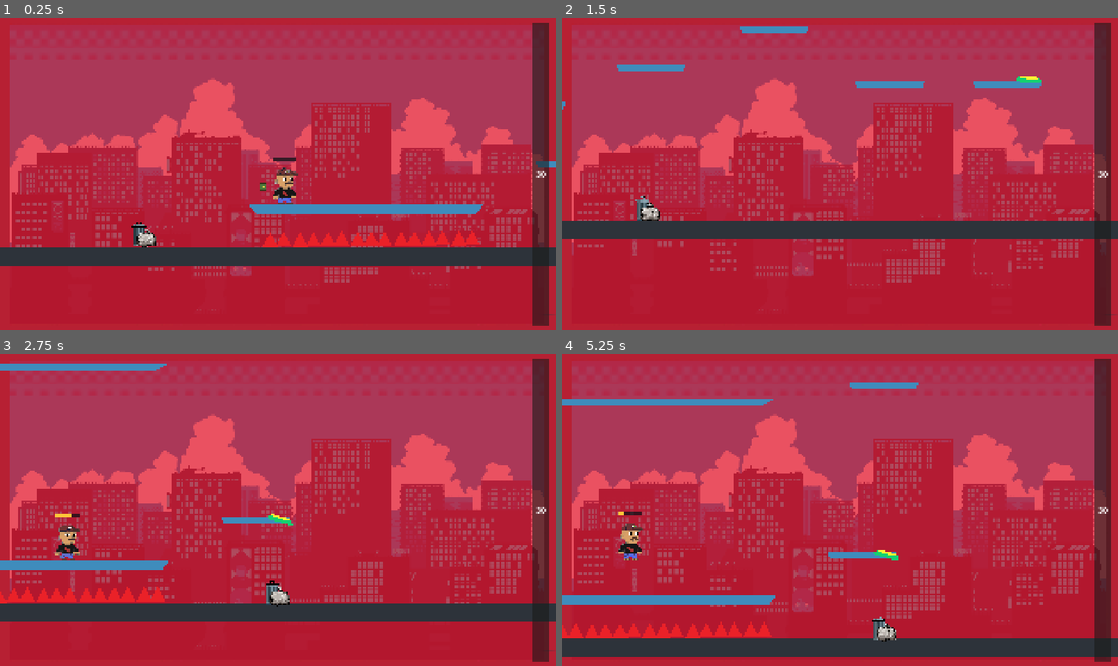
Above: before the commit, frames 1-4 (two rows, left to right).
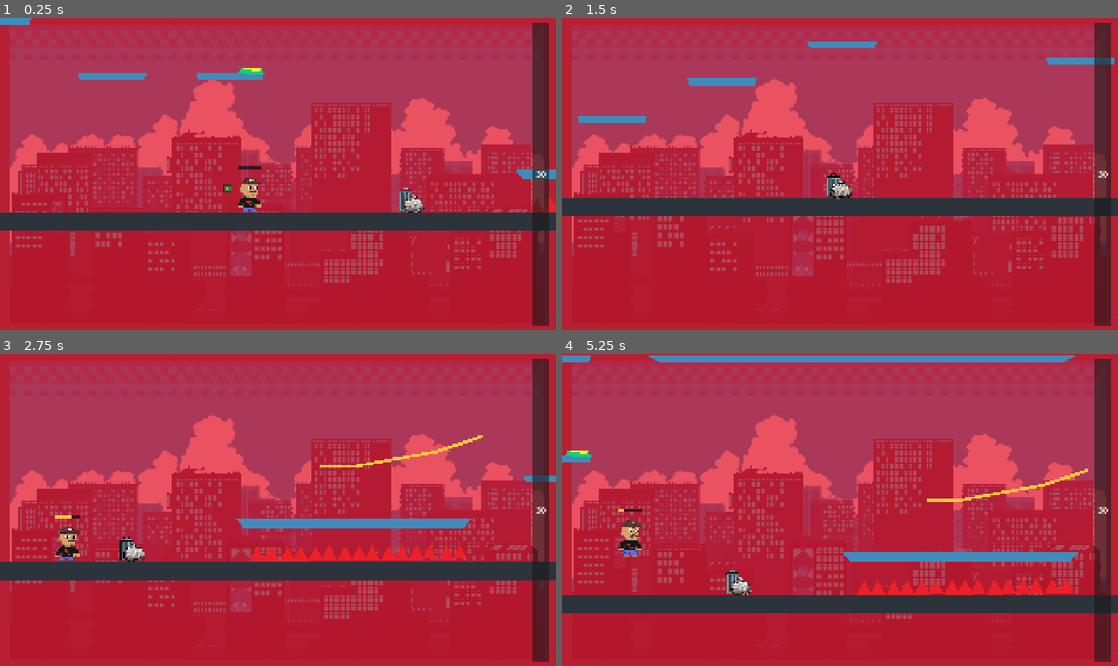
Above: after the commit, the same moments.

Repository: lorenzopirrone/SpazioTerzo
Game: Godot game, scene res://scenes/levels/level_02.tscn
The game is run twice, just before and just after one commit, with the same random seed, the same clock (stepped at 60 frames per second) and the same inputs. The engine's default icon, where the game draws it, is replaced by a stand-in: a white triangle on a blue panel in a dark square. Sound files missing from this copy of the repository are replaced by a short silence.
Inputs (mouse positions are in pixels of both pictures, inside the frame that each line leads up to):
- Up to frame 1 (0.25 s): no input
- Up to frame 2 (1.5 s): tap Enter at 0.5 s; move the mouse to (962, 158) at 0.52 s; hold F (runner_punch) 0.53-1.28 s; click (962, 158) at 0.67 s; tap Space (runner_jump) at 0.77 s; move the mouse to (728, 189) at 1.27 s; tap R at 1.35 s; click (728, 189) at 1.42 s
- Up to frame 3 (2.75 s): tap Space (runner_jump) at 1.52 s; move the mouse to (333, 441) at 2.02 s; hold F (runner_punch) from 2.03 s (still down); click (333, 441) at 2.17 s
- Up to frame 4 (5.25 s): move the mouse to (812, 572) at 2.77 s; release F (runner_punch) at 2.78 s; tap R at 2.85, 4.35 s; click (812, 572) at 2.92 s; tap Space (runner_jump) at 3.02, 3.77, 4.52 s; move the mouse to (1006, 556) at 3.52 s; hold F (runner_punch) 3.53-4.28 s; click (1006, 556) at 3.67 s; move the mouse to (673, 463) at 4.27 s; click (673, 463) at 4.42 s; move the mouse to (867, 510) at 5.02 s; hold F (runner_punch) from 5.03 s (still down); click (867, 510) at 5.17 s

The runs differ from the first frame. In frame 1, 16% of the frame differs, in the area x 0-100%, y 0-80%; in frame 2, 14%; in frame 3, 17%; in frame 4, 19%, in the area x 0-100%, y 0-98%.

Commit message:
Grind Wip

Diff:
--- a/spazio-terzo/scenes/actors/player.tscn
+++ b/spazio-terzo/scenes/actors/player.tscn
@@ -59,3 +59,11 @@
 position = Vector2(3.0000002, -7.450581e-09)
 scale = Vector2(0.11196912, 0.111969136)
 texture = ExtResource("3_ktjr4")
+
+[node name="Sprite2D" type="Sprite2D" parent="."]
+
+[node name="Grind Hook Up" type="Marker2D" parent="." groups=["hook_top"]]
+position = Vector2(0, -30.309185)
+
+[node name="Grind Hook Down" type="Marker2D" parent="." groups=["hook_bottom"]]
+position = Vector2(0, 27.467697)
--- a/spazio-terzo/scenes/environment/grind_rail.tscn
+++ b/spazio-terzo/scenes/environment/grind_rail.tscn
@@ -10,8 +10,10 @@
 path_path = NodePath("Path")
 path_follow_path = NodePath("Path/PathFollow")
 trigger_path = NodePath("TriggerArea")
+hook_side = 0
+grind_direction = 0
 auto_generate_demo_curve = true
-demo_curve_end = Vector2(360, 0)
+demo_curve_points = [Vector2(0, 0), Vector2(120, 0), Vector2(240, -36), Vector2(360, 0)]
 
 [node name="Path" type="Path2D" parent="."]
 
--- /dev/null
+++ b/spazio-terzo/scenes/environment/grind_rail_example.tscn
@@ -0,0 +1,33 @@
+[gd_scene load_steps=3 format=3 uid="uid://dmsw41ttidwgq"]
+
+[ext_resource type="Script" uid="uid://cnk2k4j8dpacj" path="res://scripts/grind_rail.gd" id="1_grind"]
+
+[sub_resource type="RectangleShape2D" id="RectangleShape2D_trigger"]
+size = Vector2(72, 48)
+
+[node name="GrindRailExample" type="Node2D"]
+script = ExtResource("1_grind")
+path_path = NodePath("Path")
+path_follow_path = NodePath("Path/PathFollow")
+trigger_path = NodePath("TriggerArea")
+follow_rotates_with_path = false
+demo_curve_points = Array[Vector2]([Vector2(0, 0), Vector2(120, 0), Vector2(220, -44), Vector2(320, 0), Vector2(380, 28), Vector2(460, 0)])
+
+[node name="Path" type="Path2D" parent="."]
+
+[node name="PathFollow" type="PathFollow2D" parent="Path"]
+rotates = false
+loop = false
+
+[node name="VisualLine" type="Line2D" parent="."]
+points = PackedVector2Array(0, 0, 120, 0, 398, -50, 551, -101)
+default_color = Color(0.97, 0.79, 0.23, 1)
+joint_mode = 2
+begin_cap_mode = 2
+end_cap_mode = 2
+
+[node name="TriggerArea" type="Area2D" parent="."]
+collision_layer = 0
+
+[node name="CollisionShape2D" type="CollisionShape2D" parent="TriggerArea"]
+shape = SubResource("RectangleShape2D_trigger")
--- a/spazio-terzo/scenes/levels/level_02.tscn
+++ b/spazio-terzo/scenes/levels/level_02.tscn
@@ -15,6 +15,7 @@
 [ext_resource type="PackedScene" uid="uid://5ey307hc48k6" path="res://scenes/environment/incoming_car.tscn" id="14_n536o"]
 [ext_resource type="PackedScene" path="res://scenes/environment/player_spawn_point.tscn" id="14_q6ljp"]
 [ext_resource type="PackedScene" uid="uid://1egy1wdcp633" path="res://scenes/actors/player.tscn" id="15_m2jhg"]
+[ext_resource type="PackedScene" uid="uid://dmsw41ttidwgq" path="res://scenes/environment/grind_rail_example.tscn" id="16_q6ljp"]
 
 [sub_resource type="RectangleShape2D" id="RectangleShape2D_ground_a"]
 size = Vector2(620, 64)
@@ -259,7 +260,11 @@
 position = Vector2(6932, -413)
 
 [node name="PlayerSpawnPoint" parent="." instance=ExtResource("14_q6ljp")]
-position = Vector2(6744, 271)
+position = Vector2(5701, 395)
 
 [node name="Player" parent="." instance=ExtResource("15_m2jhg")]
 position = Vector2(84, 422)
+
+[node name="GrindRailExample" parent="." instance=ExtResource("16_q6ljp")]
+position = Vector2(6988, 148)
+hook_side = 1
--- a/spazio-terzo/scripts/grind_rail.gd
+++ b/spazio-terzo/scripts/grind_rail.gd
@@ -1,31 +1,40 @@
 extends Node2D
 
+const HOOK_TOP_GROUP: StringName = &"hook_top"
+const HOOK_BOTTOM_GROUP: StringName = &"hook_bottom"
+
 @export_group("References")
-@export var player_path: NodePath
 @export var path_path: NodePath
 @export var path_follow_path: NodePath
 @export var trigger_path: NodePath
 
 @export_group("Grind")
+@export_enum("Upper", "Lower") var hook_side: int = 0
+@export_enum("Forward", "Reverse") var grind_direction: int = 0
 @export var grind_speed: float = 420.0
 @export var jump_vertical_velocity: float = -560.0
 @export var jump_horizontal_boost: float = 110.0
 @export var start_progress: float = 0.0
 @export var follow_rotates_with_path: bool = true
 @export var auto_generate_demo_curve: bool = true
-@export var demo_curve_start: Vector2 = Vector2.ZERO
-@export var demo_curve_end: Vector2 = Vector2(360.0, 0.0)
+@export var demo_curve_points: Array[Vector2] = [
+	Vector2.ZERO,
+	Vector2(120.0, 0.0),
+	Vector2(240.0, -36.0),
+	Vector2(360.0, 0.0),
+]
 
 var _player: PlayerRunner
+var _hook: Node2D
 var _path: Path2D
 var _path_follow: PathFollow2D
 var _trigger: Area2D
 var _path_length: float = 0.0
 var _grinding: bool = false
+var _hook_local_offset: Vector2 = Vector2.ZERO
 
 
 func _ready() -> void:
-	_player = get_node_or_null(player_path) as PlayerRunner
 	_path = get_node_or_null(path_path) as Path2D
 	_path_follow = get_node_or_null(path_follow_path) as PathFollow2D
 	_trigger = get_node_or_null(trigger_path) as Area2D
@@ -38,10 +47,7 @@
 func _physics_process(delta: float) -> void:
 	if not _grinding:
 		return
-	if _player == null or _path_follow == null:
-		_stop_grind(false)
-		return
-	if not _player.is_grinding():
+	if _player == null or _path_follow == null or not _player.is_grinding():
 		_stop_grind(false)
 		return
 
@@ -49,21 +55,28 @@
 		_stop_grind(true)
 		return
 
-	_path_follow.progress = minf(_path_follow.progress + grind_speed * delta, _path_length)
+	var direction_sign := 1.0 if grind_direction == 0 else -1.0
+	_path_follow.progress = clampf(_path_follow.progress + (grind_speed * delta * direction_sign), 0.0, _path_length)
 	_sync_player_to_follow()
 
-	if _path_length > 0.0 and _path_follow.progress >= _path_length - 0.001:
-		_stop_grind(false)
+	if _path_length > 0.0:
+		if grind_direction == 0 and _path_follow.progress >= _path_length - 0.001:
+			_stop_grind(false)
+		elif grind_direction == 1 and _path_follow.progress <= 0.001:
+			_stop_grind(false)
 
 
 func _setup_curve() -> void:
-	if _path == null or _path.curve == null:
+	if _path == null:
 		return
 
-	if _path.curve.point_count < 2 and auto_generate_demo_curve:
+	if _path.curve == null:
+		_path.curve = Curve2D.new()
+
+	if _path.curve.point_count < 2 and auto_generate_demo_curve and demo_curve_points.size() >= 2:
 		_path.curve.clear_points()
-		_path.curve.add_point(demo_curve_start)
-		_path.curve.add_point(demo_curve_end)
+		for point in demo_curve_points:
+			_path.curve.add_point(point)
 
 	_path_length = _path.curve.get_baked_length()
 
@@ -74,7 +87,6 @@
 
 	_path_follow.loop = false
 	_path_follow.rotates = follow_rotates_with_path
-	_sync_player_to_follow()
 
 
 func _setup_trigger() -> void:
@@ -87,14 +99,22 @@
 func _on_trigger_body_entered(body: Node2D) -> void:
 	if _grinding:
 		return
-	if body != _player:
-		return
-	if _player == null or _path_follow == null:
+
+	var player := body as PlayerRunner
+	if player == null or _path_follow == null:
 		return
 
+	_player = player
+	_hook = _resolve_hook(_player)
+	if _hook == null:
+		return
+
+	_hook_local_offset = _player.to_local(_hook.global_position)
 	_grinding = true
 	_player.begin_grind()
-	_path_follow.progress = clampf(start_progress, 0.0, _path_length)
+
+	var clamped_start := clampf(start_progress, 0.0, _path_length)
+	_path_follow.progress = clamped_start if grind_direction == 0 else maxf(_path_length - clamped_start, 0.0)
 	_sync_player_to_follow()
 
 
@@ -112,11 +132,48 @@
 	else:
 		_player.end_grind()
 
+	_player = null
+	_hook = null
+	_hook_local_offset = Vector2.ZERO
+
 
 func _sync_player_to_follow() -> void:
 	if _player == null or _path_follow == null:
 		return
 
-	_player.global_position = _path_follow.global_position
 	if follow_rotates_with_path:
 		_player.global_rotation = _path_follow.global_rotation
+
+	var hook_world_offset := _player.global_transform * _hook_local_offset
+	_player.global_position = _path_follow.global_position - hook_world_offset
+
+
+func _resolve_hook(player: PlayerRunner) -> Node2D:
+	var requested_group: StringName = HOOK_TOP_GROUP if hook_side == 0 else HOOK_BOTTOM_GROUP
+	var fallback_group: StringName = HOOK_BOTTOM_GROUP if hook_side == 0 else HOOK_TOP_GROUP
+
+	if player.has_method("get_grind_hook"):
+		var hook := player.get_grind_hook(requested_group)
+		if hook != null:
+			return hook
+		hook = player.get_grind_hook(fallback_group)
+		if hook != null:
+			return hook
+		return null
+
+	var found := _find_node_in_group_recursive(player, requested_group)
+	if found == null:
+		found = _find_node_in_group_recursive(player, fallback_group)
+	return found as Node2D
+
+
+func _find_node_in_group_recursive(root: Node, group_name: StringName) -> Node:
+	if root.is_in_group(group_name):
+		return root
+
+	for child in root.get_children():
+		var found := _find_node_in_group_recursive(child, group_name)
+		if found != null:
+			return found
+
+	return null
--- a/spazio-terzo/scripts/player_runner.gd
+++ b/spazio-terzo/scripts/player_runner.gd
@@ -87,6 +87,8 @@
 var _rng := RandomNumberGenerator.new()
 var _base_modulate: Color = Color.WHITE
 var _grind_active: bool = false
+var _stored_collision_layer: int = 0
+var _stored_collision_mask: int = 0
 
 
 func _ready() -> void:
@@ -212,11 +214,19 @@
 	return _knockback_timer > 0.0
 
 
+func get_grind_hook(hook_group: StringName) -> Node2D:
+	return _find_node_in_group_recursive(self, hook_group) as Node2D
+
+
 func begin_grind() -> void:
 	if _dead:
 		return
 
 	_grind_active = true
+	_stored_collision_layer = collision_layer
+	_stored_collision_mask = collision_mask
+	collision_layer = 0
+	collision_mask = 0
 	_is_charging = false
 	_charge_time = 0.0
 	_punch_timer = 0.0
@@ -230,6 +240,8 @@
 
 func end_grind() -> void:
 	_grind_active = false
+	collision_layer = _stored_collision_layer
+	collision_mask = _stored_collision_mask
 
 
 func is_grinding() -> bool:
@@ -363,3 +375,17 @@
 func _end_grind() -> void:
 	if _grind_active:
 		_grind_active = false
+		collision_layer = _stored_collision_layer
+		collision_mask = _stored_collision_mask
+
+
+func _find_node_in_group_recursive(root: Node, group_name: StringName) -> Node:
+	if root.is_in_group(group_name):
+		return root
+
+	for child in root.get_children():
+		var found := _find_node_in_group_recursive(child, group_name)
+		if found != null:
+			return found
+
+	return null
Not shown: 1 places in spazio-terzo/scenes/levels/level_02.tscn that only renumber resources
Not shown, added: spazio-terzo/scripts/grind_rail.gd.uid
